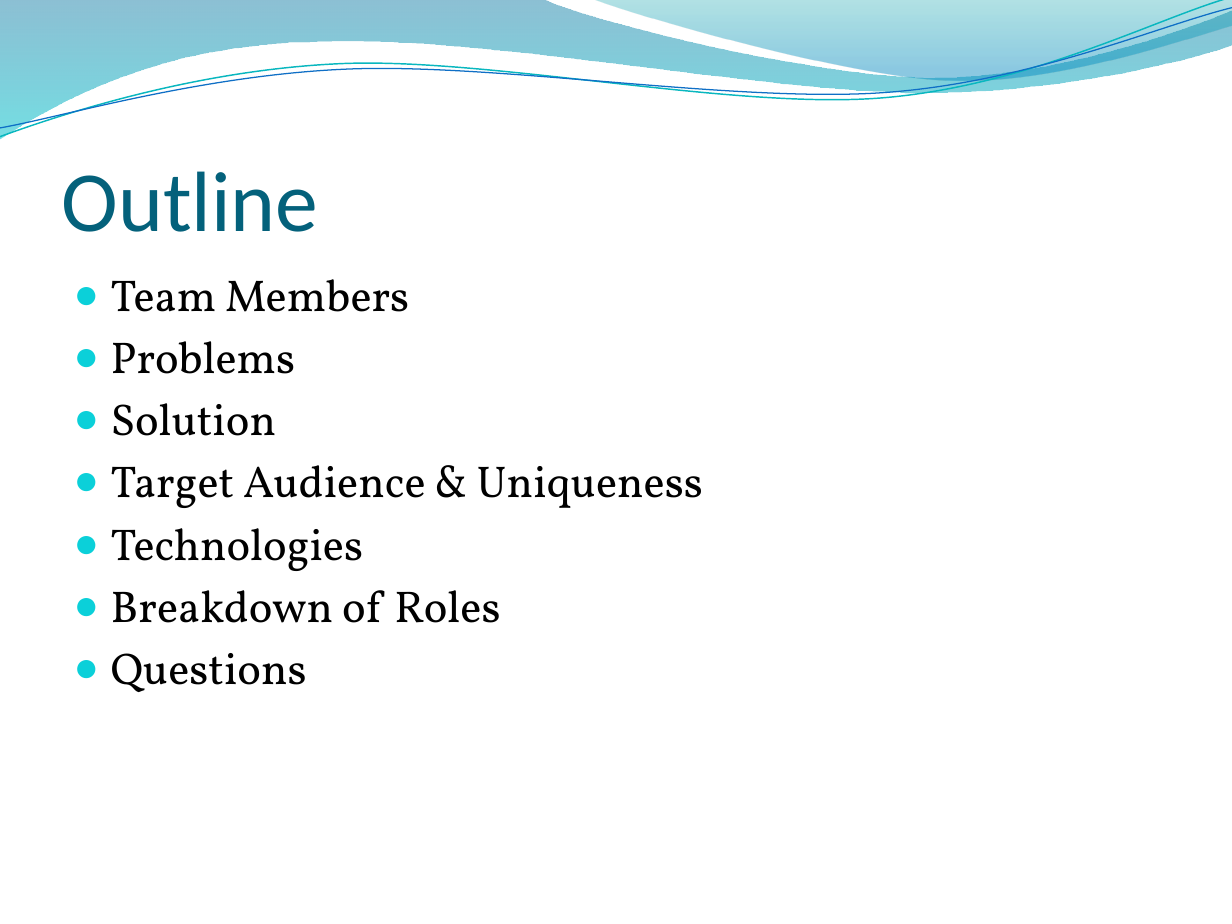
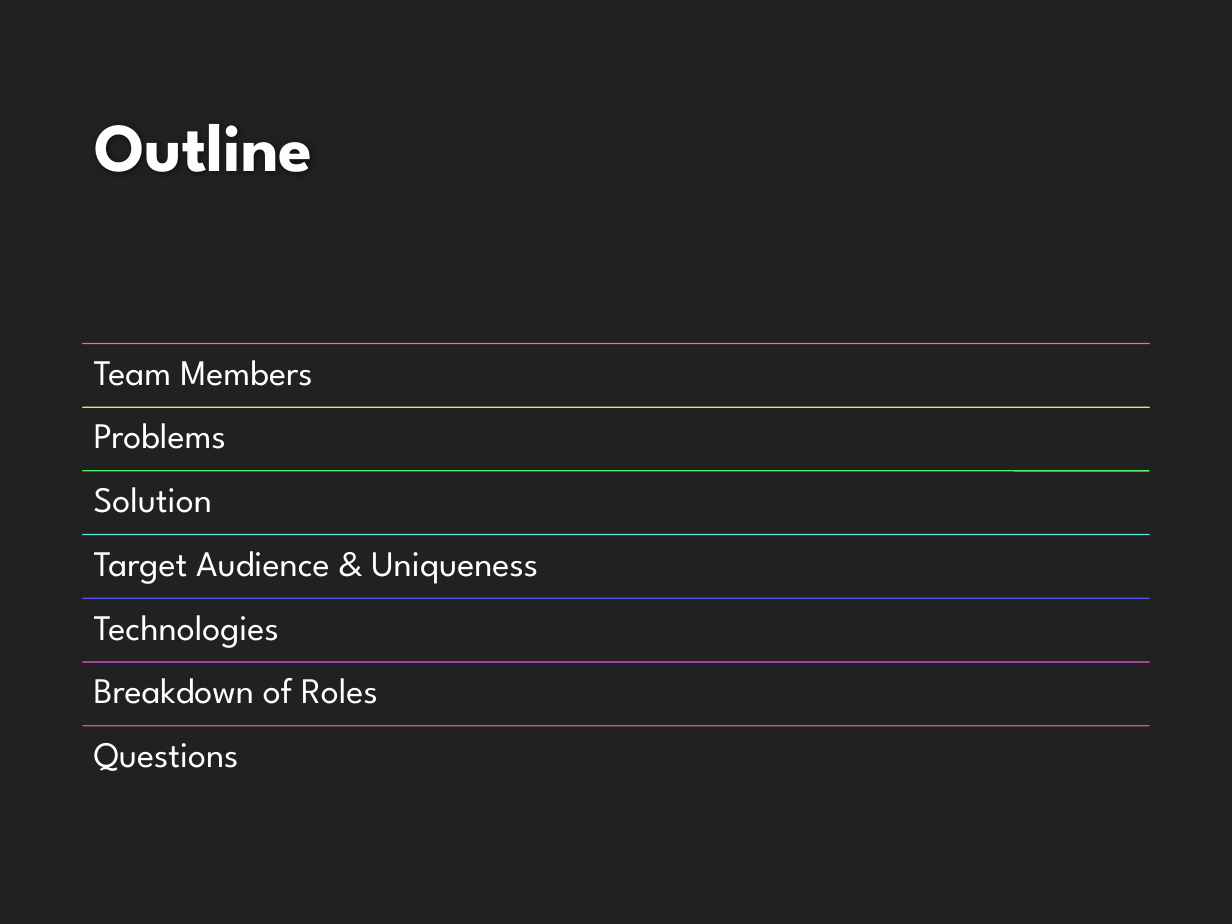
Before and after one commit to HarmanbirD/WaterQwiz, a slide deck: slide 2 of Wasted Water Quiz.pptx. Drawn at 1232x924 pixels with LibreOffice and Linux fonts; fonts in the diff are those of the drawing; background and template pictures are left out. Boxes give left, top, right and bottom in pixels: in the first picture for what was removed or moved away, otherwise in the second. Text is boxed around its words. In the diff, an @@ line names an element or a change of style, - is before the commit and + after.

```diff
--- a/Wasted Water Quiz.pptx
+++ b/Wasted Water Quiz.pptx
@@ background picture (left out) to #212121 @@
@@ freeform shape removed at [0, 0, 1232, 139] @@
@@ freeform shape removed at [0, 0, 1232, 144] @@
@@ freeform shape removed at [0, 8, 1232, 137] @@
@@ freeform shape removed at [590, 0, 1232, 85] @@
@@ title "Outline": place and size @@
-title "Outline" at [62, 171, 319, 232]
+title "Outline" at [94, 124, 313, 172]
@@ title "Outline" at [94, 124, 313, 172]: size 50 to 40 pt, font Calibri to League Spartan, text colour #04617B to #FEFEFE, bold on @@
@@ text removed at [111, 279, 703, 692] @@
-● Team Members
-● Problems
-● Solution
-● Target Audience & Uniqueness
-● Technologies
-● Breakdown of Roles
-● Questions
@@ group added at [83, 344, 1149, 771]: 7 lines, 7 texts @@
+Team Members
+Problems
+Solution
+Target Audience & Uniqueness
+Technologies
+Breakdown of Roles
+Questions
```
Also in this commit, not shown: 8 other slides changed, 2 other files.
